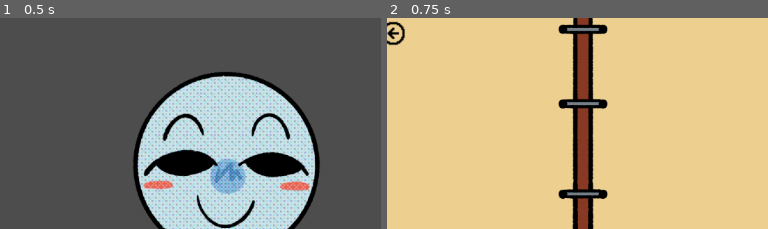
Above: before the commit, frames 1-2 (left to right).
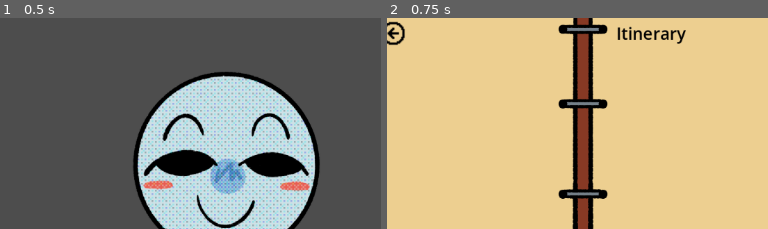
Above: after the commit, the same moments.

Repository: MLJoson/broncoHacksS25
Game: Godot game, scene res://Scenes/main.tscn
The game is run twice, just before and just after one commit, with the same random seed, the same clock (stepped at 60 frames per second) and the same inputs. The project has no main scene, so this scene is started directly.
Inputs (mouse positions are % of the whole screen's width and height, from its top left):
- Up to frame 1 (0.5 s): no input
- Up to frame 2 (0.75 s): click (93, 81) at 0.5 s
The pictures show only the part of the screen within x 27-77%, y 7-57%; the shares and areas given below are measured in that part.

Frame 1 is identical in both runs. In frame 2, 0.6% of the frame differs, in the area x 60-79%, y 3-13%.

Commit message:
added working itinerary to journal

Diff:
--- a/broncohackss25/Scenes/journal.tscn
+++ b/broncohackss25/Scenes/journal.tscn
@@ -1,8 +1,9 @@
-[gd_scene load_steps=4 format=3 uid="uid://b0s1xrvohf8ch"]
+[gd_scene load_steps=5 format=3 uid="uid://b0s1xrvohf8ch"]
 
 [ext_resource type="Texture2D" uid="uid://ci0y03ck6d3dc" path="res://Assets/planner_open.png" id="1_civ5d"]
 [ext_resource type="Texture2D" uid="uid://cl1ida1d5vrqi" path="res://Assets/back-removebg-preview(1).png" id="2_okafp"]
 [ext_resource type="Script" uid="uid://bulkb2x8taqvi" path="res://Scripts/go_to_room.gd" id="3_4xnl1"]
+[ext_resource type="PackedScene" uid="uid://l6axmqpyfjt2" path="res://Scenes/tasklist.tscn" id="4_4xnl1"]
 
 [node name="Node2D" type="Control"]
 layout_mode = 3
@@ -36,4 +37,24 @@
 texture_normal = ExtResource("2_okafp")
 script = ExtResource("3_4xnl1")
 
+[node name="Label" type="Label" parent="."]
+layout_mode = 0
+offset_left = 60.0
+offset_top = -298.0
+offset_right = 158.0
+offset_bottom = -267.0
+theme_override_colors/font_color = Color(0, 0, 0, 1)
+theme_override_font_sizes/font_size = 30
+text = "Itinerary"
+
+[node name="HBoxContainer" type="HBoxContainer" parent="."]
+layout_mode = 0
+offset_left = 63.0
+offset_top = -259.0
+offset_right = 103.0
+offset_bottom = -219.0
+
+[node name="VBoxContainer" parent="HBoxContainer" instance=ExtResource("4_4xnl1")]
+layout_mode = 2
+
 [connection signal="pressed" from="TextureButton" to="TextureButton" method="_on_pressed"]
--- a/broncohackss25/Scenes/stats_ui.tscn
+++ b/broncohackss25/Scenes/stats_ui.tscn
@@ -1,6 +1,6 @@
 [gd_scene load_steps=3 format=3 uid="uid://c706mvhxakqxq"]
 
-[ext_resource type="Script" uid="uid://enuec0c6otxd" path="res://Scenes/bar_manager.gd" id="1_dv0x8"]
+[ext_resource type="Script" uid="uid://enuec0c6otxd" path="res://Scripts/bar_manager.gd" id="1_dv0x8"]
 [ext_resource type="PackedScene" uid="uid://g2tenaqhkqfq" path="res://Scenes/bar.tscn" id="1_h18qs"]
 
 [node name="Control2" type="Control"]
--- a/broncohackss25/Scenes/task.tscn
+++ b/broncohackss25/Scenes/task.tscn
@@ -10,5 +10,6 @@
 
 [node name="Label" type="Label" parent="."]
 layout_mode = 2
+theme_override_colors/font_color = Color(0, 0, 0, 1)
 
 [connection signal="pressed" from="CheckBox" to="." method="_on_check_box_pressed"]
--- a/broncohackss25/Scenes/tasklist.tscn
+++ b/broncohackss25/Scenes/tasklist.tscn
@@ -2,16 +2,7 @@
 
 [ext_resource type="Script" uid="uid://q0gomo07rhgc" path="res://Scripts/tasklist.gd" id="1_jofbh"]
 
-[node name="Control" type="Control"]
-layout_mode = 3
-anchors_preset = 15
-anchor_right = 1.0
-anchor_bottom = 1.0
-grow_horizontal = 2
-grow_vertical = 2
-
-[node name="VBoxContainer" type="VBoxContainer" parent="."]
-layout_mode = 1
+[node name="VBoxContainer" type="VBoxContainer"]
 anchors_preset = 15
 anchor_right = 1.0
 anchor_bottom = 1.0
--- a/broncohackss25/Scripts/task.gd
+++ b/broncohackss25/Scripts/task.gd
@@ -3,8 +3,8 @@
 @onready var check_box: CheckBox = $CheckBox
 @onready var label: Label = $Label
 
-func _on_check_box_pressed() -> void:
-	check_box.disabled = true
+#func _on_check_box_pressed() -> void:
+	#check_box.disabled = true
 
 func change_task_name(task_name : String) -> void:
 	label.text = task_name
Renamed: broncohackss25/Scenes/bar_manager.gd -> broncohackss25/Scripts/bar_manager.gd
Renamed: broncohackss25/Scenes/bar_manager.gd.uid -> broncohackss25/Scripts/bar_manager.gd.uid
